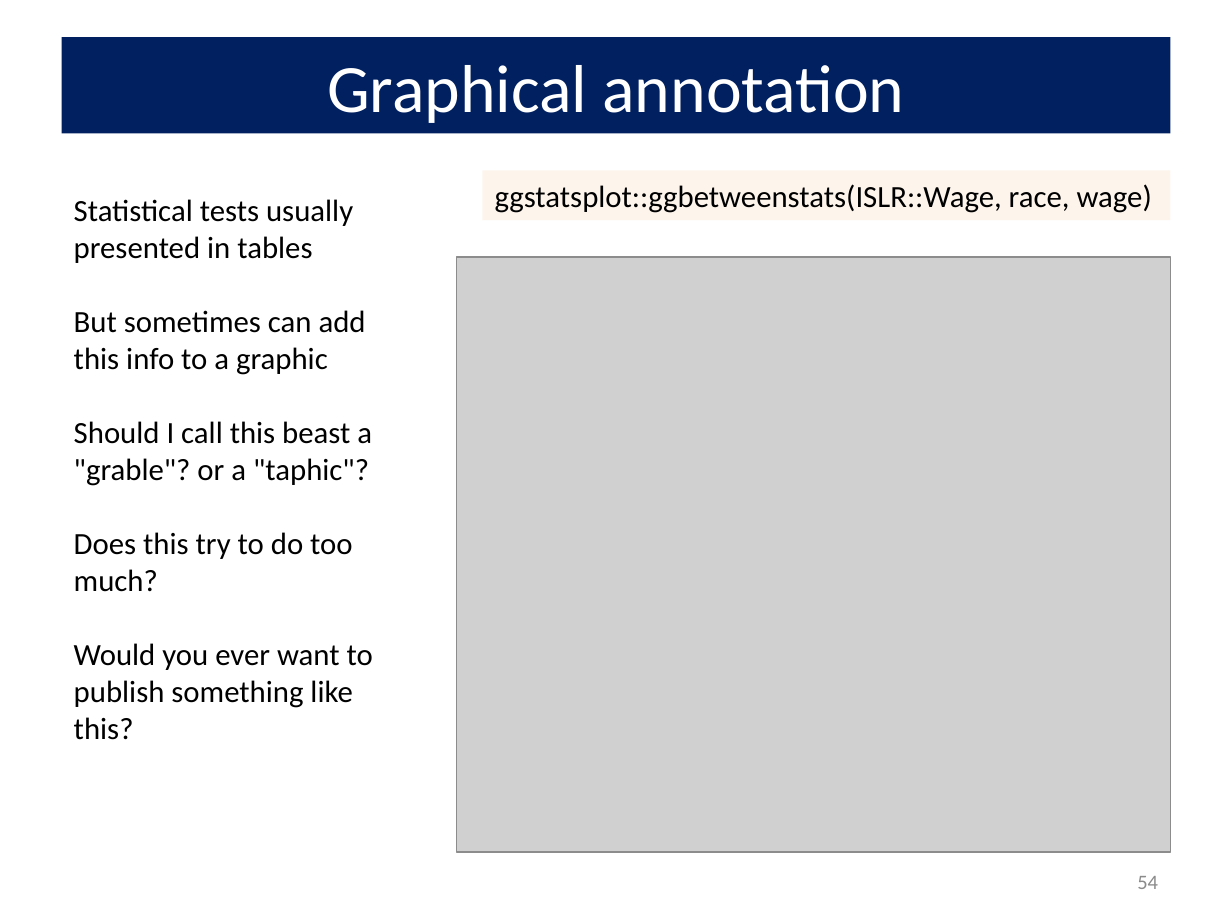
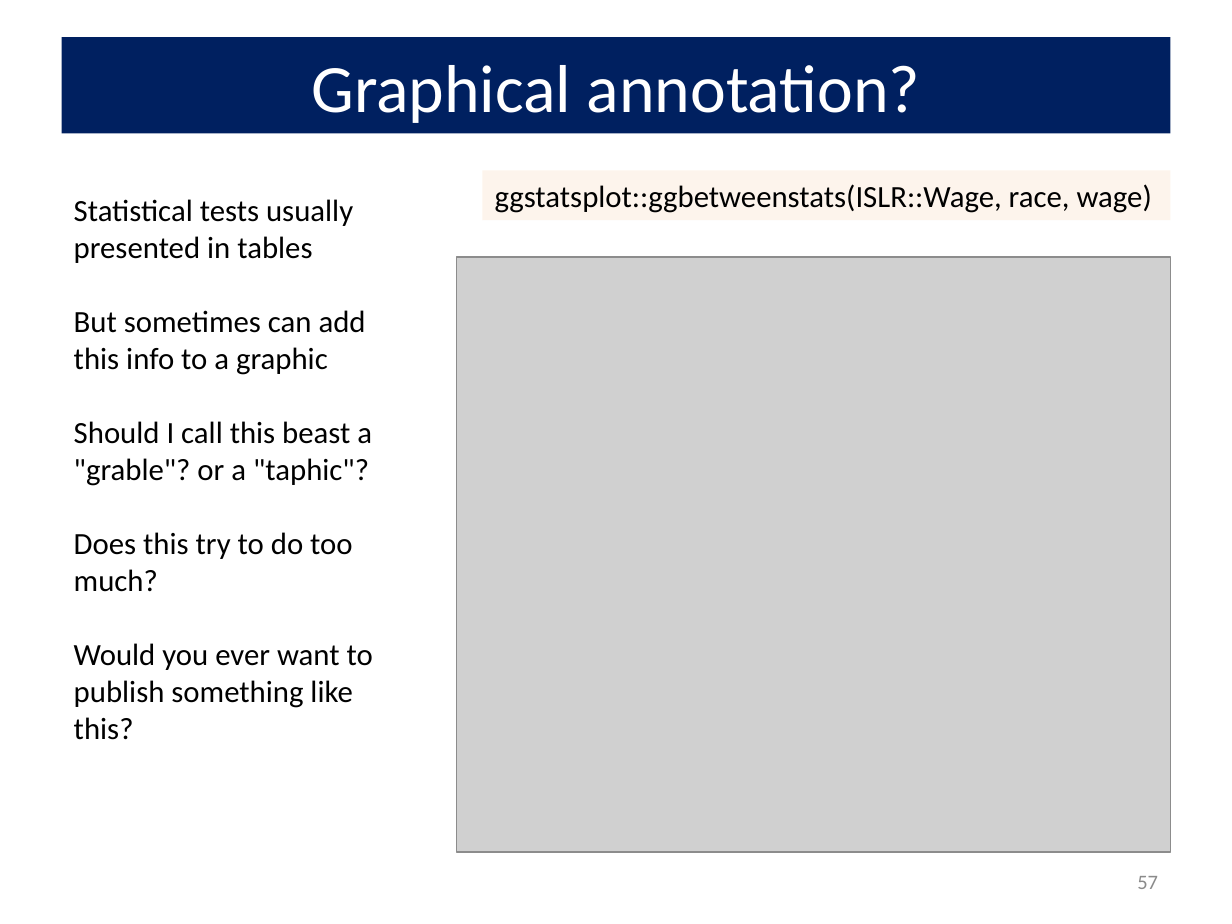
Before and after one commit to friendly/psy6136, a slide deck: slide 57 of lectures/01-Overview.pptx (slide 54 before the commit). Drawn at 1232x924 pixels with LibreOffice and Linux fonts; fonts in the diff are those of the drawing; grey boxes stand for pictures. Boxes give left, top, right and bottom in pixels: in the first picture for what was removed or moved away, otherwise in the second. Text is boxed around its words. In the diff, an @@ line names an element or a change of style, - is before the commit and + after.

```diff
--- a/lectures/01-Overview.pptx
+++ b/lectures/01-Overview.pptx
@@ title at [311,65,920,123]: text changed @@
-Graphical annotation
+Graphical annotation?
@@ page number at [1137,876,1158,889]: text changed @@
-54
+57
```
Also in this commit, not shown: 15 other slides changed, 2 slides added, 1 slide removed, 7 other files.
